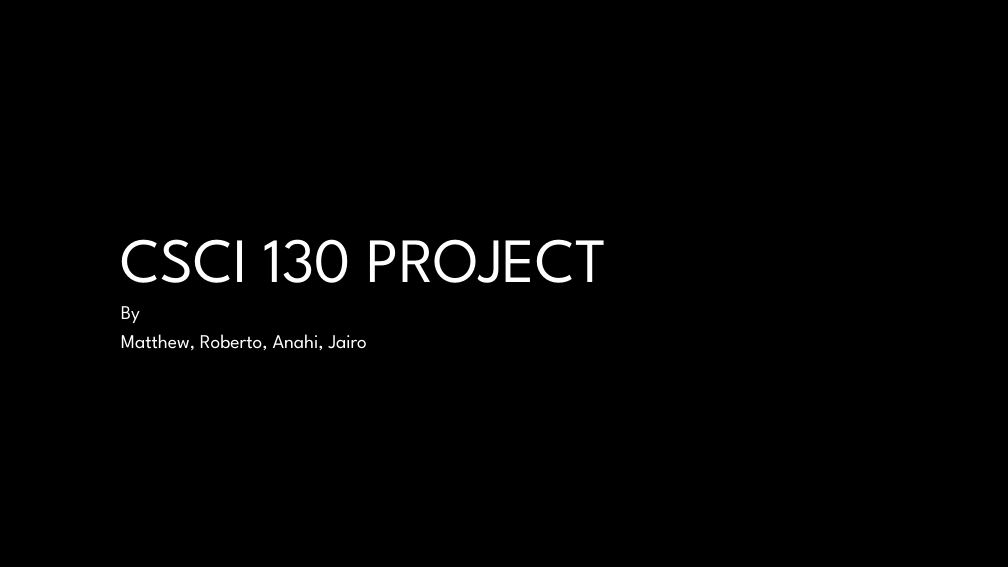
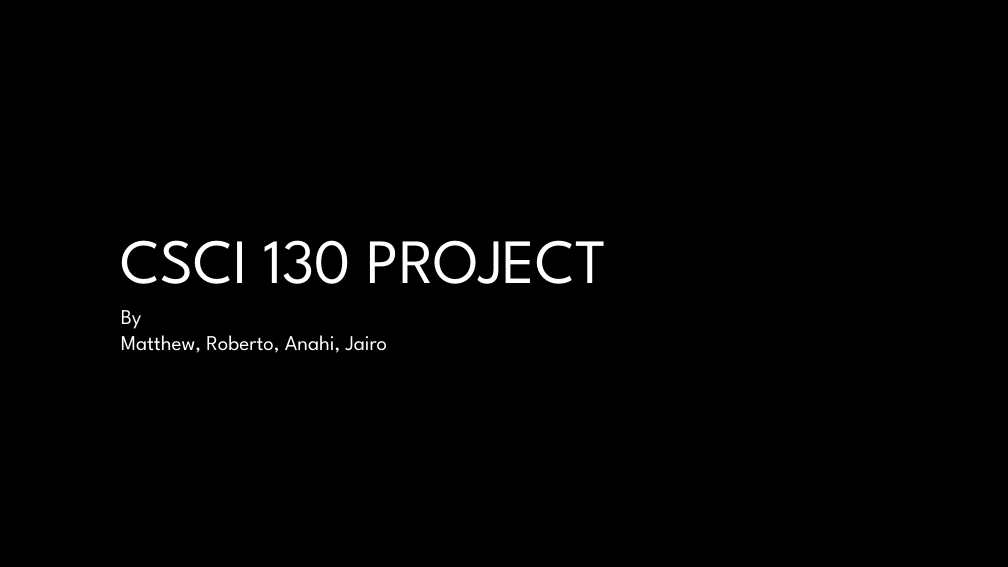
Before and after one commit to anahi2011/csci130project, a slide deck: slide 1 of pres_with_code_snippets.pptx. Drawn at 1008x567 pixels with LibreOffice and Linux fonts; fonts in the diff are those of the drawing; background and template pictures are left out. Boxes give left, top, right and bottom in pixels: in the first picture for what was removed or moved away, otherwise in the second. Text is boxed around its words. In the diff, an @@ line names an element or a change of style, - is before the commit and + after.

```diff
--- a/pres_with_code_snippets.pptx
+++ b/pres_with_code_snippets.pptx
@@ text "By" at bbox=[121, 310, 388, 353]: size 18.5 to 20 pt; line spacing 0.8 to 1; less space between paragraphs @@
```
Also in this commit, not shown: 4 other slides changed, 1 slide removed.
